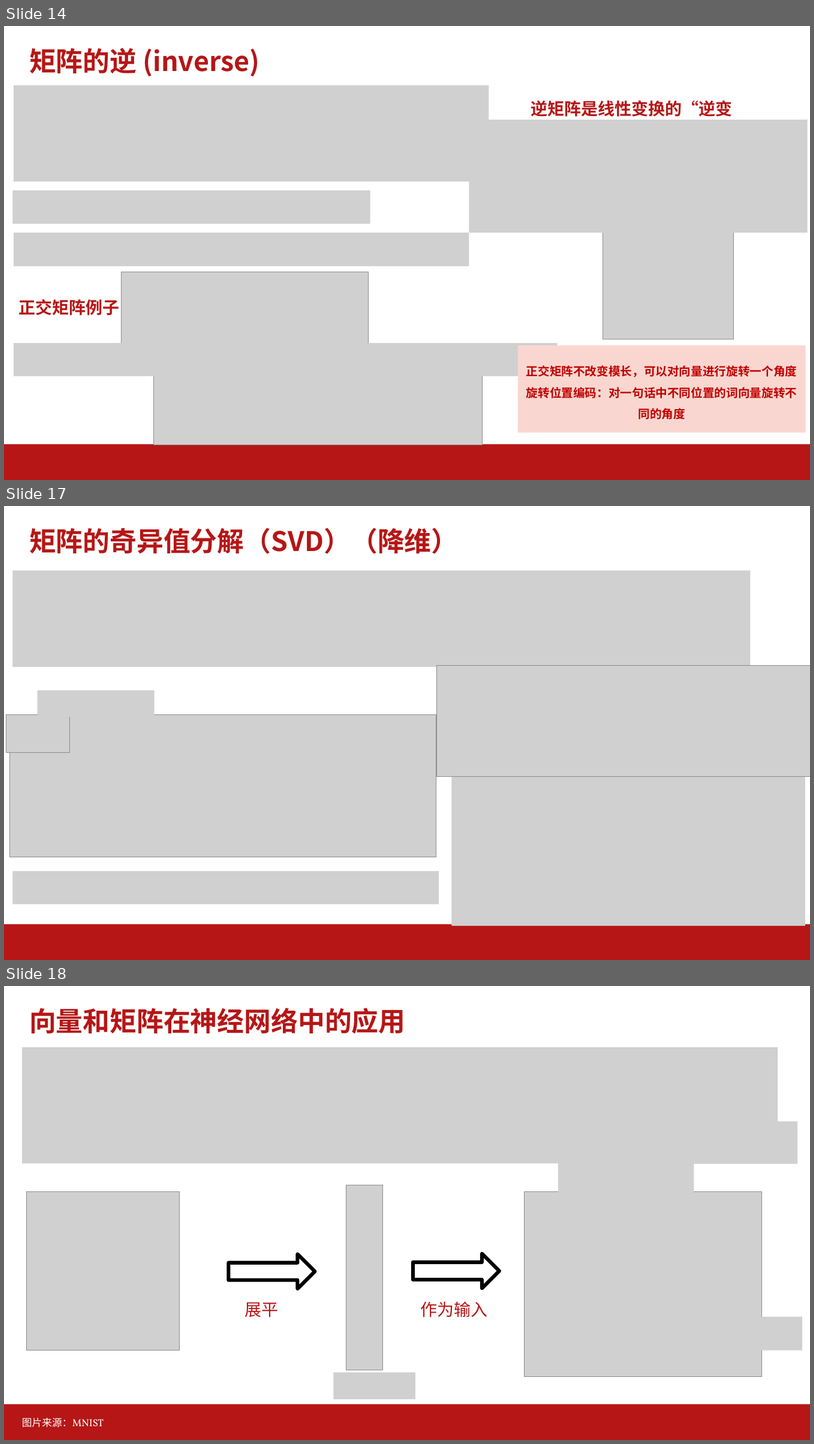
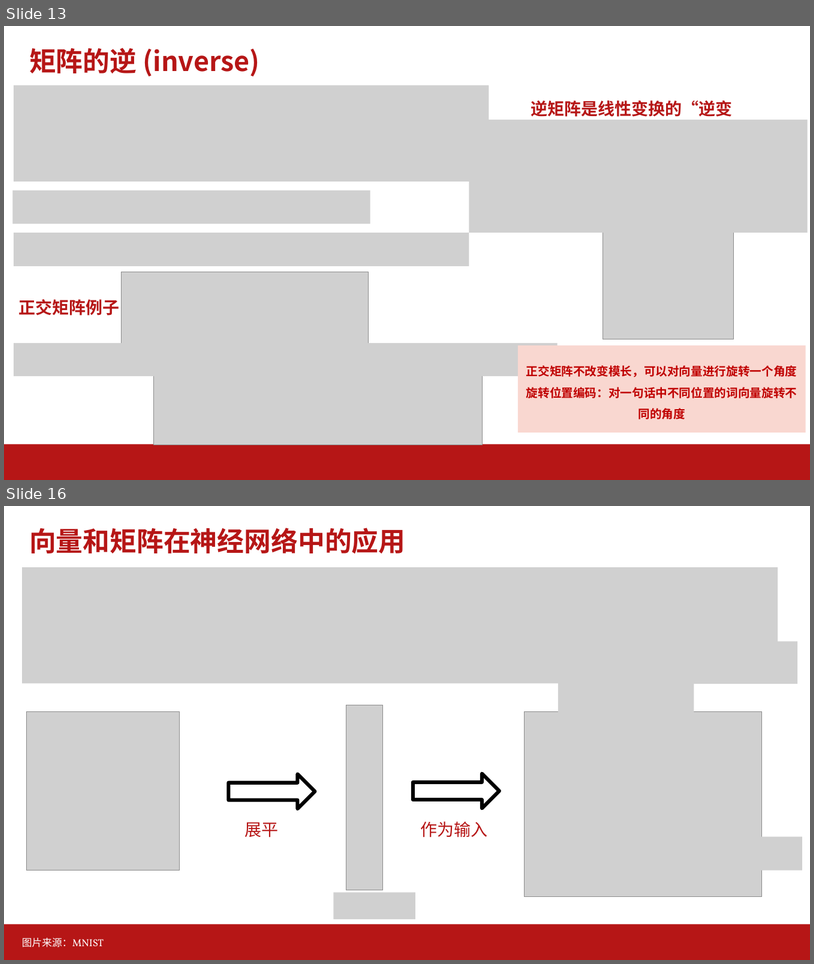
Before and after one commit to AI-Basic-Education/SJTU-Undergraduate-AI-basis, a slide deck: PPT/第3-4节-AI数学基础.pptx. Shown one above the other, each under a label of ours: slides 14, 17 and 18 before the commit, slides 13 and 16 after it; the slides between them are not shown. The pictures are 814x1444 and 814x964 pixels, drawn with LibreOffice and Linux fonts; fonts in the diff are those of the drawing; grey boxes stand for pictures; background and template pictures are left out. Boxes give left, top, right and bottom in pixels: in the first picture for what was removed or moved away, otherwise in the second. Text is boxed around its words. In the diff, an @@ line names an element or a change of style, - is before the commit and + after.

```diff
--- a/PPT/第3-4节-AI数学基础.pptx
+++ b/PPT/第3-4节-AI数学基础.pptx
@@ slide 17 removed at (x1=4, y1=506, x2=810, y2=960), background #FFFFFF; not listed: 1 template element that a slide beside it also shows @@
@@ title removed at (x1=29, y1=528, x2=459, y2=554) @@
-矩阵的奇异值分解（SVD）（降维）
@@ picture removed at (x1=12, y1=571, x2=750, y2=667) @@
@@ picture removed at (x1=437, y1=665, x2=810, y2=777) @@
@@ picture removed at (x1=37, y1=690, x2=155, y2=717) @@
@@ picture removed at (x1=6, y1=715, x2=70, y2=752) @@
@@ picture removed at (x1=9, y1=715, x2=436, y2=857) @@
@@ picture removed at (x1=452, y1=777, x2=806, y2=925) @@
@@ picture removed at (x1=12, y1=871, x2=439, y2=904) @@
@@ what was slide 14 is now slide 13 @@
@@ what was slide 18 is now slide 16 @@
```
Also in this commit, not shown: 5 slides changed, 1 other slide removed, 24 other files.
